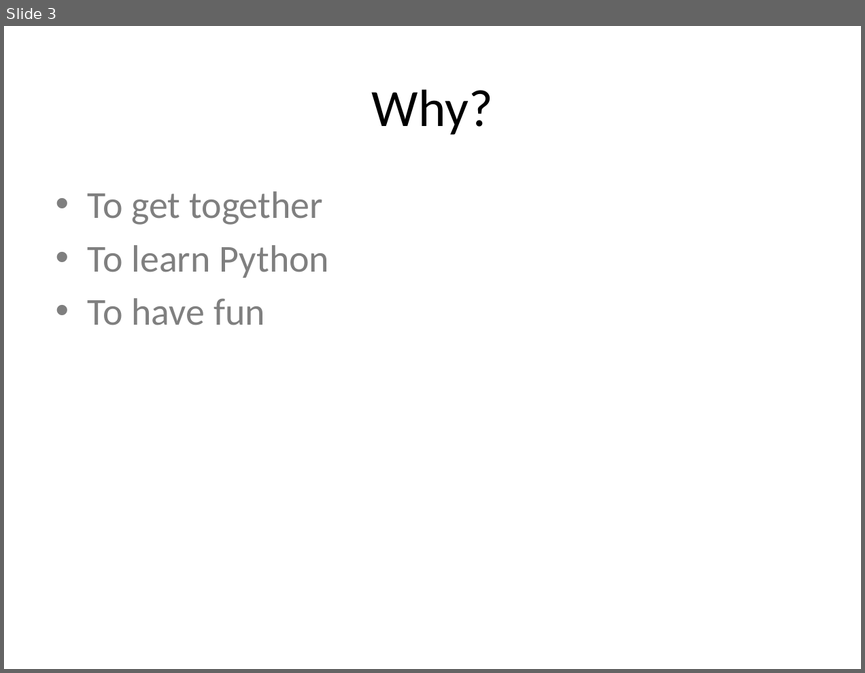
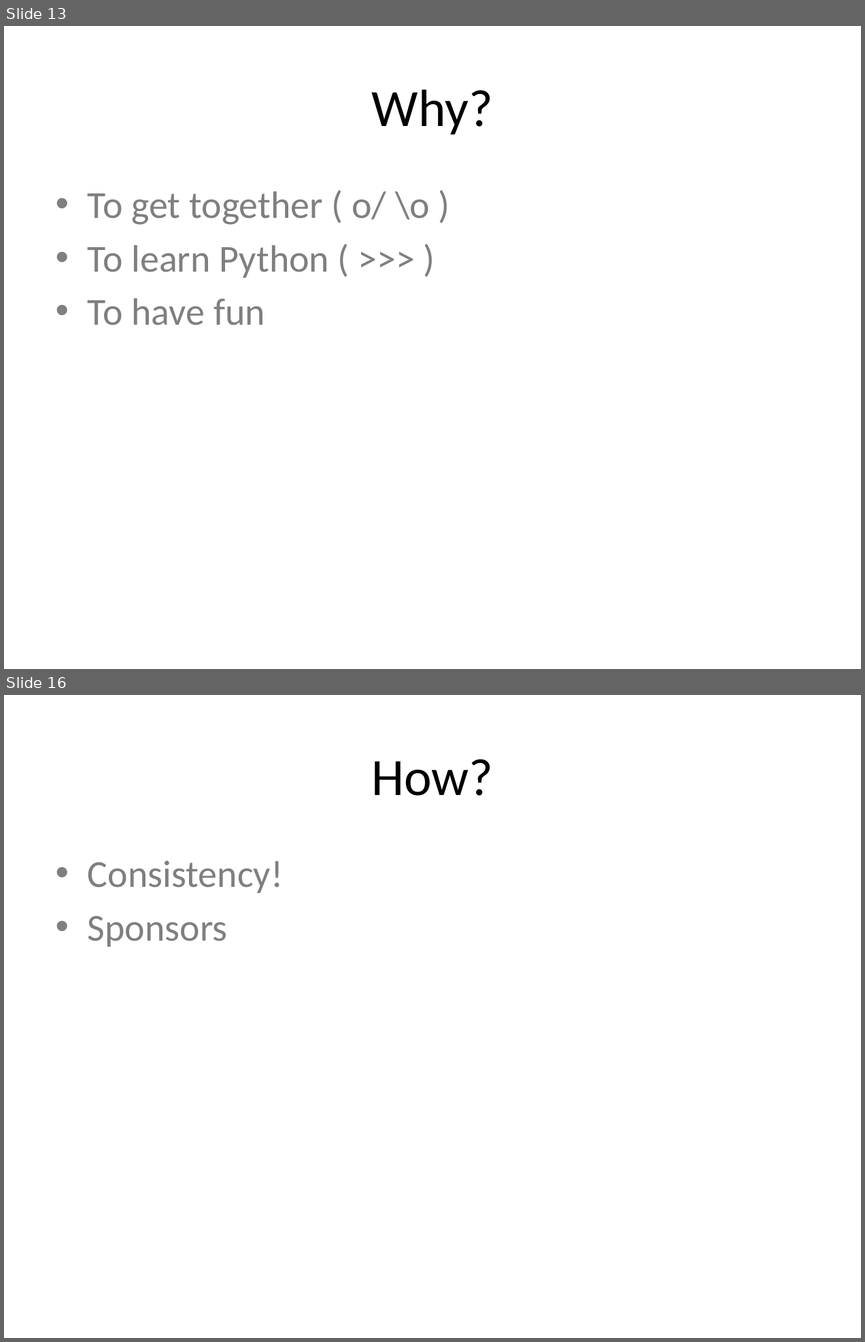
Before and after one commit to DCPython/generic-meetup-slides, a slide deck: DC Python Generic Meetup Slides.pptx. Shown one above the other, each under a label of ours: slide 3 before the commit, slides 13 and 16 after it; the slides between them are not shown. The pictures are 865x673 and 865x1342 pixels, drawn with LibreOffice and Linux fonts; fonts in the diff are those of the drawing. Boxes give left, top, right and bottom in pixels: in the first picture for what was removed or moved away, otherwise in the second. Text is boxed around its words. In the diff, an @@ line names an element or a change of style, - is before the commit and + after.

```diff
--- a/DC Python Generic Meetup Slides.pptx
+++ b/DC Python Generic Meetup Slides.pptx
@@ slide 16 added at <box>4,695,861,1338</box>, background #FFFFFF @@
@@ title added at <box>371,759,493,796</box>, 44 pt, text #000000 @@
+How?
@@ text added at <box>88,860,283,947</box>, 32 pt, text #7F7F7F @@
+• Consistency!
+• Sponsors
@@ what was slide 3 is now slide 13 @@
@@ slide 13 changed as well @@
@@ text at <box>88,191,430,278</box>: text changed @@
-• To get together
-• To learn Python
+• To get together ( o/ \o )
+• To learn Python ( >>> )
```
Also in this commit, not shown: 2 other slides changed, 12 other slides added.
